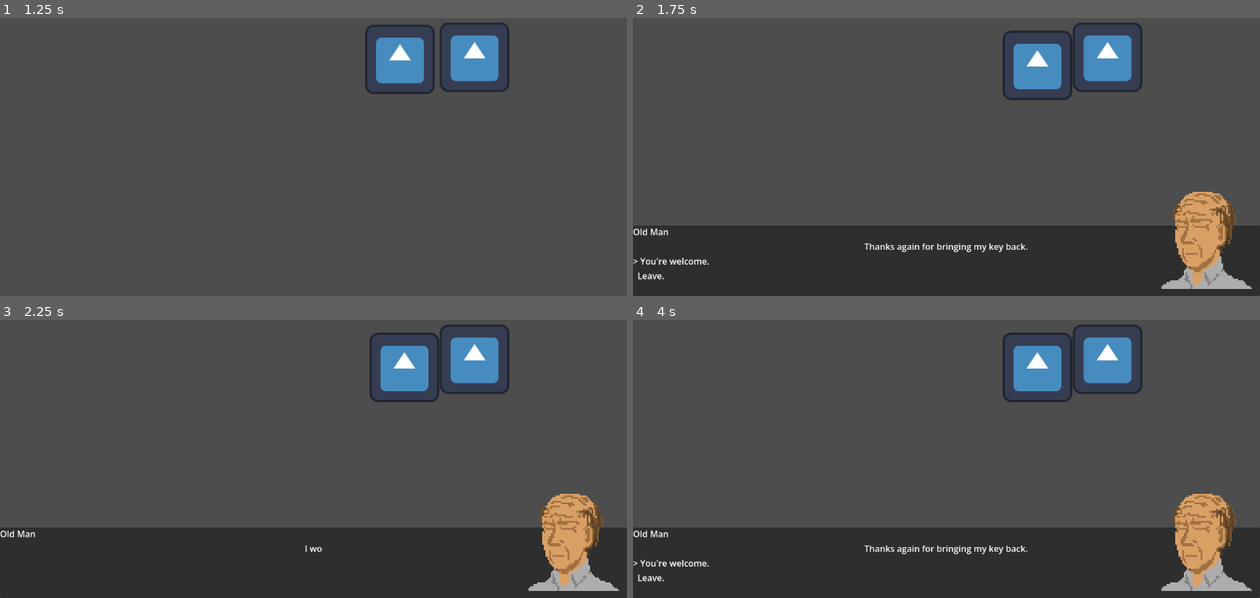
Above: before the commit, frames 1-4 (two rows, left to right).
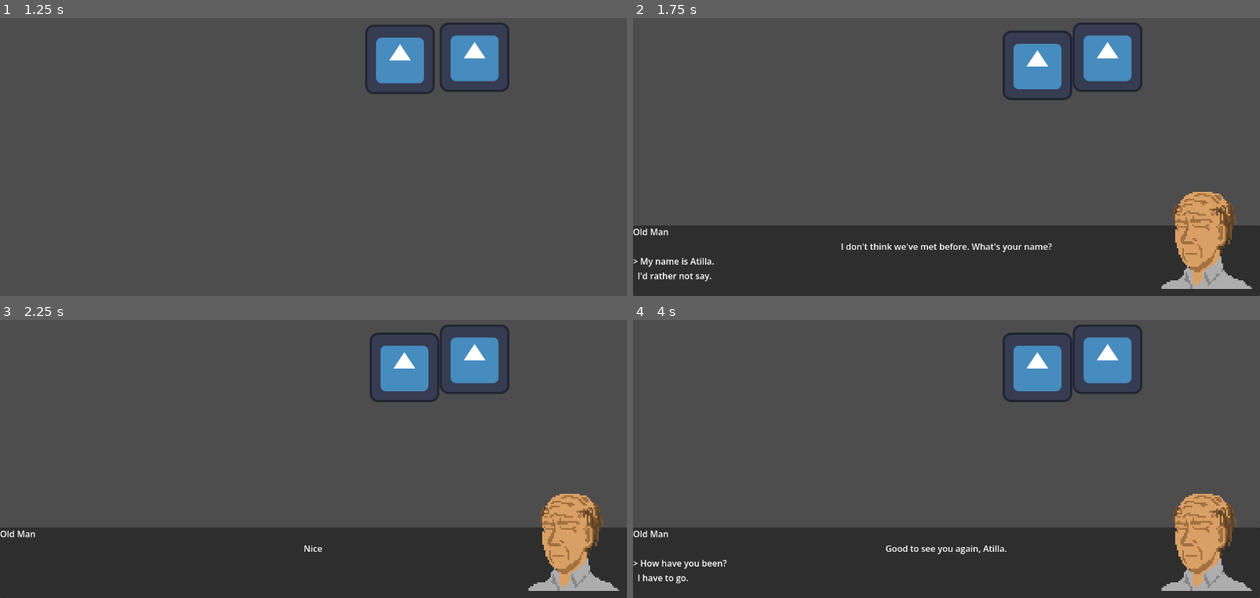
Above: after the commit, the same moments.

Repository: AtillaAkbulut/Godot-Dialogue-Framework
Game: Godot game, scene res://demo_scene.tscn
Same seed, same stepped clock (60 frames per second), same inputs: the game is played once before the commit and once after it. The project has no main scene, so this scene is started directly. The engine's default icon, where the game draws it, is replaced by a stand-in: a white triangle on a blue panel in a dark square.
Inputs:
- Up to frame 1 (1.25 s): tap Enter (ui_accept) at 0.5, 0.77 s; hold D (right) from 0.53 s (still down); hold E (interact) from 0.53 s (still down)
- Up to frame 2 (1.75 s): release D (right) at 1.28 s; release E (interact) at 1.28 s; hold S (down) from 1.28 s (still down); tap E (interact) at 1.35 s; tap Enter (ui_accept) at 1.52 s
- Up to frame 3 (2.25 s): tap Enter (ui_accept) at 2 s; release S (down) at 2.03 s; hold D (right) from 2.03 s (still down); hold E (interact) from 2.03 s (still down)
- Up to frame 4 (4 s): release D (right) at 2.78 s; release E (interact) at 2.78 s; hold Up (ui_up) 2.78-3.53 s; tap E (interact) at 2.85 s; tap Enter (ui_accept) at 3.02, 3.5, 3.77 s; hold A (left) from 3.53 s (still down); hold E (interact) from 3.53 s (still down)

Frame 1 is identical in both runs. In frame 2, 0.8% of the frame differs, in the area x 1-67%, y 81-95%; in frame 3, less than 0.1%; in frame 4, 0.7%.

Commit message:
example: add NPC dialogue memory

Diff:
--- a/demo_scene.gd
+++ b/demo_scene.gd
@@ -1,8 +1,13 @@
 extends Node2D
 
 
-# Called when the node enters the scene tree for the first time.
 func _ready() -> void:
+	_setup_dialogue_providers()
+	_setup_demo_state()
+	_connect_dialogue_events()
+
+
+func _setup_dialogue_providers() -> void:
 	DialogueVariableResolver.set_provider(
 		Callable(GameState, "get_variable")
 	)
@@ -11,26 +16,43 @@
 		Callable(GameState, "has_flag")
 	)
 
+
+func _setup_demo_state() -> void:
+	# Dialogue variables
 	GameState.set_variable("player_name", "Atilla")
 	GameState.set_variable("gold", 120)
 
+	# NPC memory
+	GameState.set_flag("talked_to_old_man", false)
+
+	# Quest example
 	GameState.set_flag("quest_1_active", false)
 	GameState.set_flag("has_old_key", false)
 	GameState.set_flag("key_already_given", true)
 
-	DialogueManager.dialogue_event_triggered.connect(
+
+func _connect_dialogue_events() -> void:
+	if not DialogueManager.dialogue_event_triggered.is_connected(
 		_on_dialogue_event_triggered
-	)
-
+	):
+		DialogueManager.dialogue_event_triggered.connect(
+			_on_dialogue_event_triggered
+		)
 
 
 func _on_dialogue_event_triggered(event_id: String) -> void:
 	print("Dialogue Event Triggered: ", event_id)
 
 	match event_id:
+		"old_man_met_player":
+			GameState.set_flag("talked_to_old_man", true)
+
 		"old_key_given":
 			GameState.set_flag("has_old_key", false)
 			GameState.set_flag("key_already_given", true)
 
 		"quest_1_completed":
 			GameState.set_flag("quest_1_active", false)
+
+		_:
+			print("Unhandled dialogue event: ", event_id)
--- a/dialogue/dialogue_example.json
+++ b/dialogue/dialogue_example.json
@@ -4,113 +4,69 @@
 	"portrait": "res://portraits/old_man.png"
   },
 
-  "start": "default_intro",
+  "start": "first_meeting",
 
   "start_rules": [
 	{
 	  "conditions": [
-        "key_already_given"
+        "talked_to_old_man"
 	  ],
-	  "start": "after_quest_intro"
-	},
-	{
-	  "conditions": [
-		"quest_1_active",
-        "has_old_key"
-	  ],
-	  "start": "key_found_intro"
-	},
-	{
-	  "conditions": [
-        "quest_1_active"
-	  ],
-	  "start": "quest_intro"
+	  "start": "returning_player"
 	}
   ],
 
   "nodes": {
-	"default_intro": {
-	  "text": "Hello, {player_name}. Nice weather today.",
+	"first_meeting": {
+	  "text": "I don't think we've met before. What's your name?",
 	  "choices": [
 		{
-		  "text": "Leave.",
+		  "text": "My name is {player_name}.",
+		  "next": "introduction"
+		},
+		{
+		  "text": "I'd rather not say.",
+		  "next": "refuse_name"
+		}
+	  ]
+	},
+
+	"introduction": {
+	  "text": "Nice to meet you, {player_name}. I'll remember that.",
+	  "events": [
+        "old_man_met_player"
+	  ],
+	  "end": true
+	},
+
+	"refuse_name": {
+	  "text": "That's alright. Maybe another time.",
+	  "events": [
+        "old_man_met_player"
+	  ],
+	  "end": true
+	},
+
+	"returning_player": {
+	  "text": "Good to see you again, {player_name}.",
+	  "choices": [
+		{
+		  "text": "How have you been?",
+		  "next": "ask_wellbeing"
+		},
+		{
+		  "text": "I have to go.",
 		  "next": "leave"
 		}
 	  ]
 	},
 
-	"quest_intro": {
-	  "text": "Have you found my old key yet?",
-	  "choices": [
-		{
-		  "text": "Not yet.",
-		  "next": "not_found"
-		},
-		{
-		  "text": "Leave.",
-		  "next": "leave"
-		}
-	  ]
-	},
-
-	"key_found_intro": {
-	  "text": "Is that my old key in your hand?",
-	  "choices": [
-		{
-		  "text": "Give the old key.",
-		  "next": "give_key",
-		  "conditions": [
-			"has_old_key",
-            "!key_already_given"
-		  ]
-		},
-		{
-		  "text": "Keep it for now.",
-		  "next": "keep_key"
-		}
-	  ]
-	},
-
-	"after_quest_intro": {
-	  "text": "Thanks again for bringing my key back.",
-	  "choices": [
-		{
-		  "text": "You're welcome.",
-		  "next": "welcome"
-		},
-		{
-		  "text": "Leave.",
-		  "next": "leave"
-		}
-	  ]
-	},
-
-	"give_key": {
-	  "text": "You found it. Thank you.",
-	  "events": [
-		"old_key_given",
-        "quest_1_completed"
-	  ],
-	  "end": true
-	},
-
-	"not_found": {
-	  "text": "Please keep looking. It must be somewhere nearby.",
-	  "end": true
-	},
-
-	"keep_key": {
-	  "text": "Why are you holding onto it?",
-	  "end": true
-	},
-
-	"welcome": {
-	  "text": "I won't forget what you did.",
+	"ask_wellbeing": {
+	  "text": "I've been well. It's nice that you came back.",
 	  "end": true
 	},
 
 	"leave": {
-	  "text": "Take care.",
+	  "text": "Take care, {player_name}.",
 	  "end": true
 	}
   }
